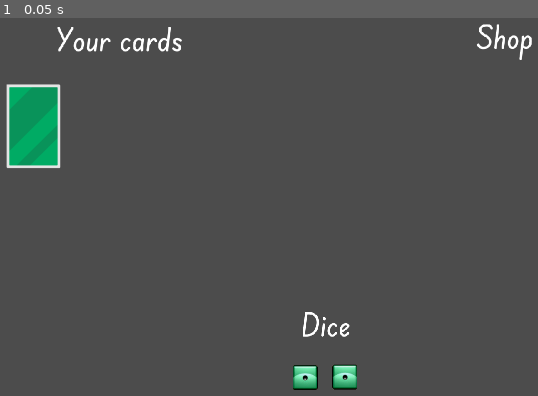
Above: before the commit, frame 1.
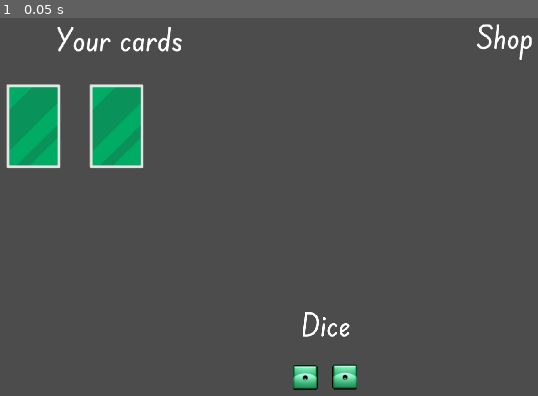
Above: after the commit, the same moment.

Repository: nguyenadam/Little-Village
Game: Godot game, scene res://Game.tscn
The game is run twice, just before and just after one commit, with the same random seed, the same clock (stepped at 60 frames per second) and the same inputs.
Inputs:
- Up to frame 1 (0.05 s): no input

The runs differ from the first frame. In frame 1, 2.3% of the frame differs, in the area x 16-27%, y 17-40%.

Commit message:
updates

Diff:
--- a/Game.gd
+++ b/Game.gd
@@ -1,7 +1,9 @@
 extends Node2D
 
 var player_cards = []
+var current_dice = []
 var card_template = preload('res://Card.tscn')
+var player_level
 
 # Called when the node enters the scene tree for the first time.
 func _ready():
@@ -16,31 +18,33 @@
 		return
 	var card_data = data_parse.result
 
-	# start the player with a garden and forest
+	# start the player with a wheat field and forest
 	var garden = card_template.instance()
-	garden.init(card_data['garden'].name, card_data['garden'].cost,
-		card_data['garden'].output, card_data['garden'].descr, card_data['garden'].type,
-		card_data['garden'].image_path, card_data['garden'].workers)
+	var card_name = 'garden'
+	garden.init(card_data[card_name].name, card_data[card_name].cost,
+		card_data[card_name].output, card_data[card_name].descr, card_data[card_name].type,
+		card_data[card_name].image_path, card_data[card_name].workers)
 	self.add_child(garden)
 	player_cards.append(garden)
 
+	var grove = card_template.instance()
+	card_name = 'grove'
+	grove.init(card_data[card_name].name, card_data[card_name].cost,
+		card_data[card_name].output, card_data[card_name].descr, card_data[card_name].type,
+		card_data[card_name].image_path, card_data[card_name].workers)
+	self.add_child(grove)
+	player_cards.append(grove)
+
 	render_cards()
-#	var card = load('res://Card.tscn').instance()
-#	self.add_child(card)
-#	card.position = Vector2(200, 200)
-#
-#	var card2 = load('res://Card.tscn').instance()
-#	self.add_child(card2)
-#	card2.position = Vector2(400, 200)
-#
-#	var card3 = load('res://Card.tscn').instance()
-#	self.add_child(card3)
-#	card3.position = Vector2(1100, 200)
 
 
 # Called every frame. 'delta' is the elapsed time since the previous frame.
 #func _process(delta):
 #	pass
+
+func run_turn():
+	for card in player_cards:
+		current_dice.append(card.get_dice())
 
 func _input(ev):
 	# end turn
--- a/card_data.json
+++ b/card_data.json
@@ -66,8 +66,8 @@
         "output": [
             {
                 "function": {
-                    "arguments": "a,b,c",
-                    "body": "if a.color = 'brown' return ['brown', 3]"
+                    "arguments": "",
+                    "body": "return stored_cards"
                 }
             }
         ],
